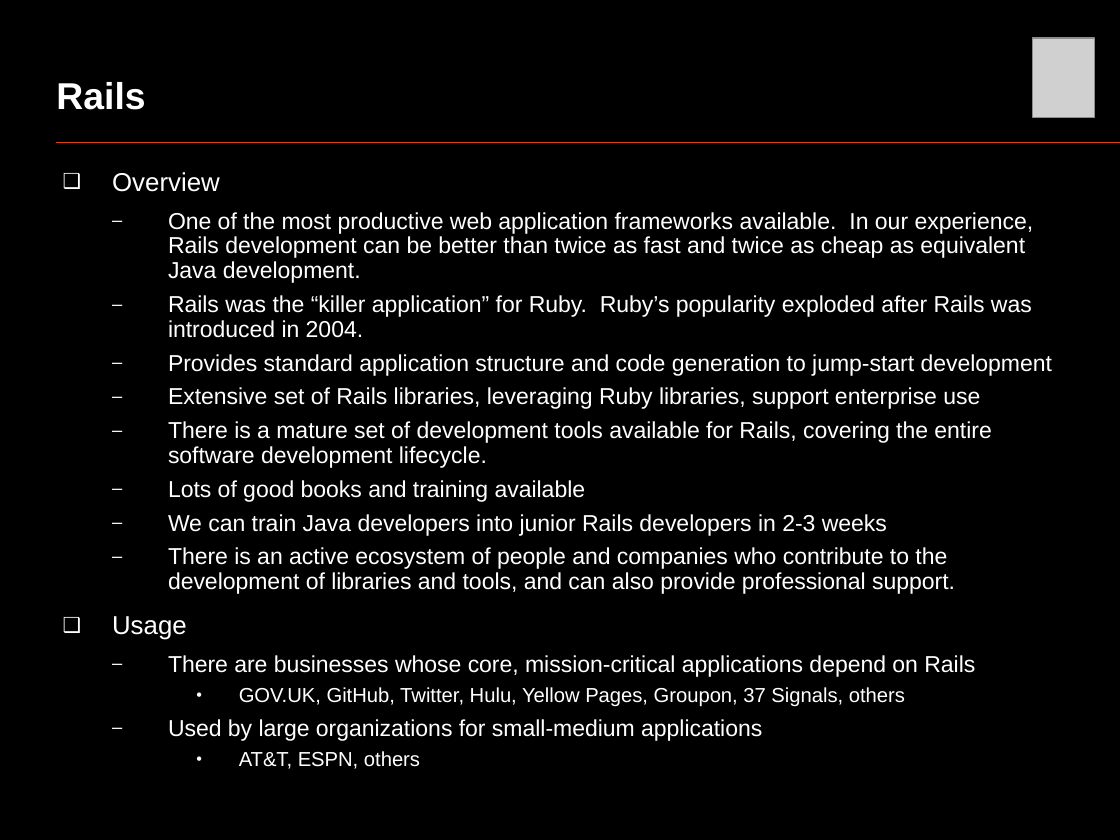
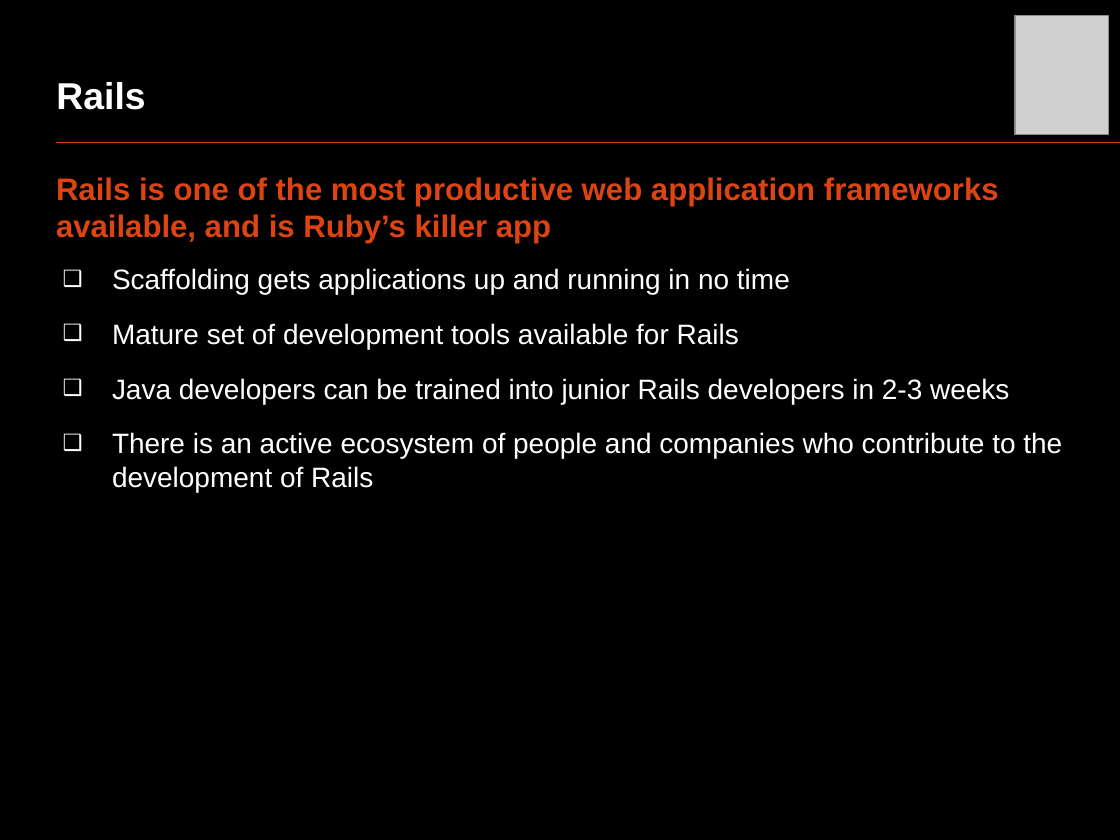
Before and after one commit to oscarrenalias/openslava-2013, a slide deck: slide 9 of Dynamic languages/OpenSlava 2013 - Dynamic languages.pptx (slide 8 before the commit). Drawn at 1120x840 pixels with LibreOffice and Linux fonts; fonts in the diff are those of the drawing; grey boxes stand for pictures. Boxes give left, top, right and bottom in pixels: in the first picture for what was removed or moved away, otherwise in the second. Text is boxed around its words. In the diff, an @@ line names an element or a change of style, - is before the commit and + after.

```diff
--- a/Dynamic languages/OpenSlava 2013 - Dynamic languages.pptx
+++ b/Dynamic languages/OpenSlava 2013 - Dynamic languages.pptx
@@ picture: place and size @@
-picture at box(1033, 38, 1095, 118)
+picture at box(1015, 16, 1108, 134)
@@ text at box(56, 177, 1062, 492): text changed; size 14.8 to 18 pt @@
-  ❑ Overview
-    – One of the most productive web application frameworks available. In our experience, Rails development can be better than twice as fast and twice as cheap as equivalent Java development.
-    – Rails was the “killer application” for Ruby. Ruby’s popularity exploded after Rails was introduced in 2004.
-    – Provides standard application structure and code generation to jump-start development
-    – Extensive set of Rails libraries, leveraging Ruby libraries, support enterprise use
-    – There is a mature set of development tools available for Rails, covering the entire software development lifecycle.
-    – Lots of good books and training available
-    – We can train Java developers into junior Rails developers in 2-3 weeks
-    – There is an active ecosystem of people and companies who contribute to the development of libraries and tools, and can also provide professional support.
-  ❑ Usage
-    – There are businesses whose core, mission-critical applications depend on Rails
-      • GOV.UK, GitHub, Twitter, Hulu, Yellow Pages, Groupon, 37 Signals, others
-    – Used by large organizations for small-medium applications
-      • AT&T, ESPN, others
+Rails is one of the most productive web application frameworks available, and is Ruby’s killer app
+  ❑ Scaffolding gets applications up and running in no time
+  ❑ Mature set of development tools available for Rails
+  ❑ Java developers can be trained into junior Rails developers in 2-3 weeks
+  ❑ There is an active ecosystem of people and companies who contribute to the development of Rails
```
Also in this commit, not shown: 11 other slides changed, 9 slides added.
